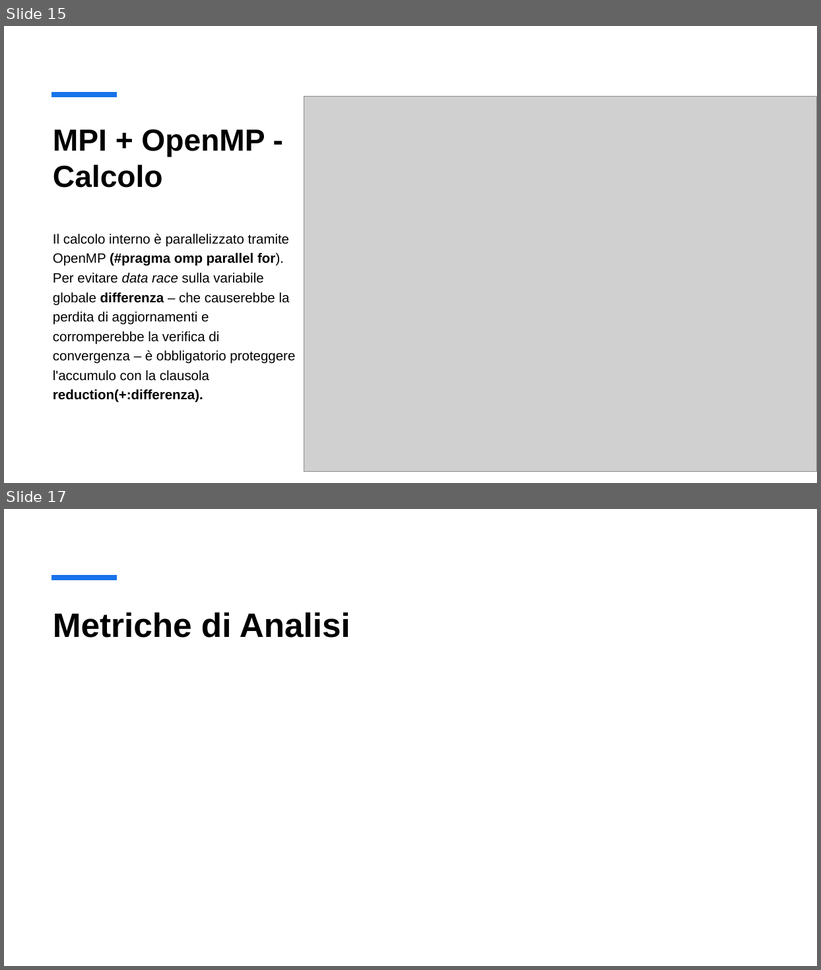
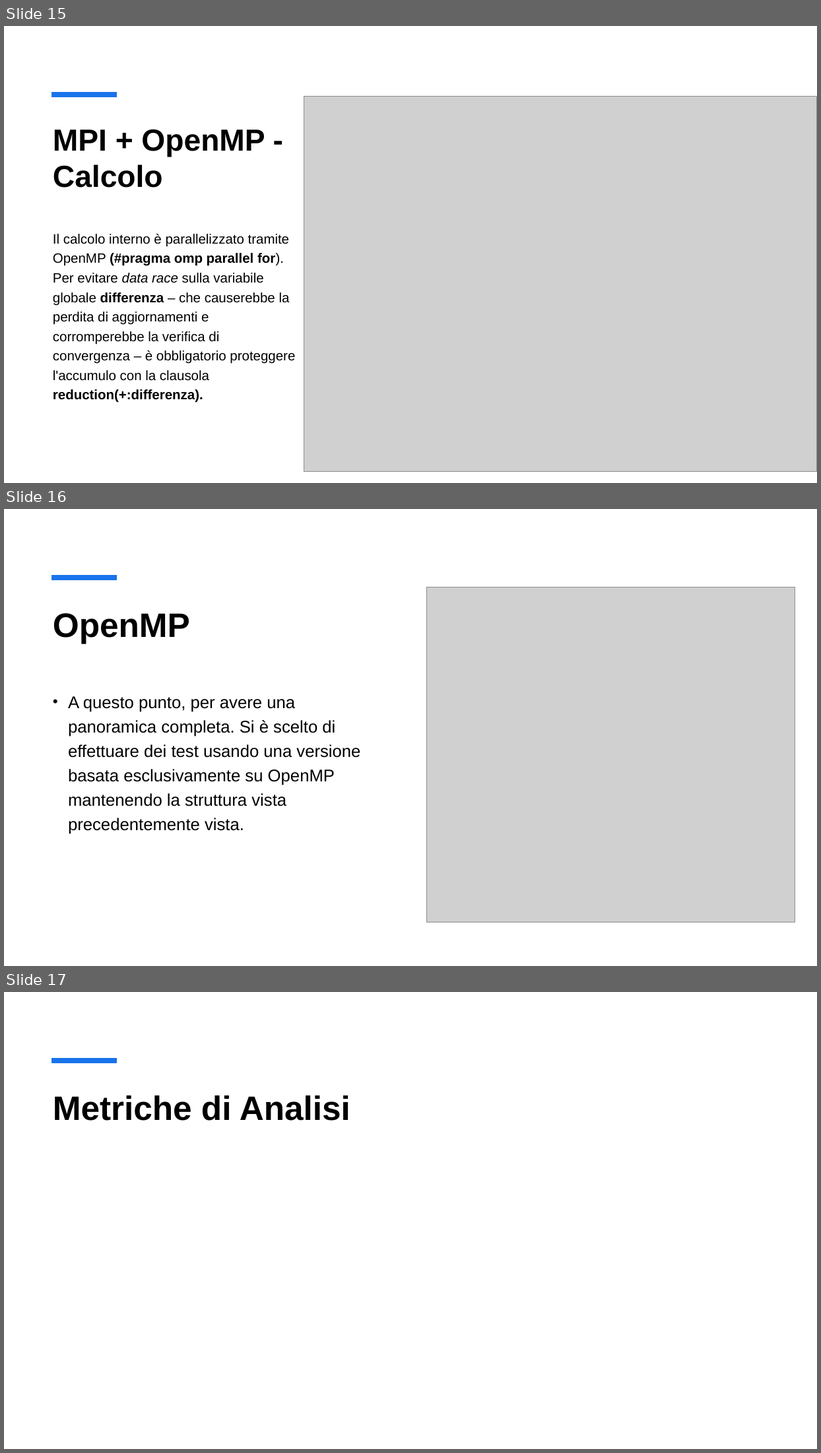
Before and after one commit to Gasspire/appunti-universita, a slide deck: Secondo Semestre/principi_prog_parallela/Codici/Progetto/Simulazione della Diffusione del Calore 2D.pptx. Shown one above the other, each under a label of ours: slides 15 and 17 before the commit, slides 15, 16 and 17 after it; the slides between them are not shown. The pictures are 821x970 and 821x1453 pixels, drawn with LibreOffice and Linux fonts; fonts in the diff are those of the drawing; grey boxes stand for pictures. Boxes give left, top, right and bottom in pixels: in the first picture for what was removed or moved away, otherwise in the second. Text is boxed around its words. In the diff, an @@ line names an element or a change of style, - is before the commit and + after.

```diff
--- a/Secondo Semestre/principi_prog_parallela/Codici/Progetto/Simulazione della Diffusione del Calore 2D.pptx
+++ b/Secondo Semestre/principi_prog_parallela/Codici/Progetto/Simulazione della Diffusione del Calore 2D.pptx
@@ slide 16 added at <box>4,509,817,966</box>, background #FFFFFF; not listed: 1 template element that a slide beside it also shows @@
@@ picture added at <box>426,587,795,923</box> @@
@@ title added at <box>53,613,190,644</box>, 40 pt, text #000000, bold @@
+OpenMP
@@ text added at <box>68,696,360,834</box>, 20 pt, text #000000 @@
+• A questo punto, per avere una panoramica completa. Si è scelto di effettuare dei test usando una versione basata esclusivamente su OpenMP mantenendo la struttura vista precedentemente vista.
```
Also in this commit, not shown: 2 slides changed, 6 other slides added, 1 slide removed, 8 other files.
